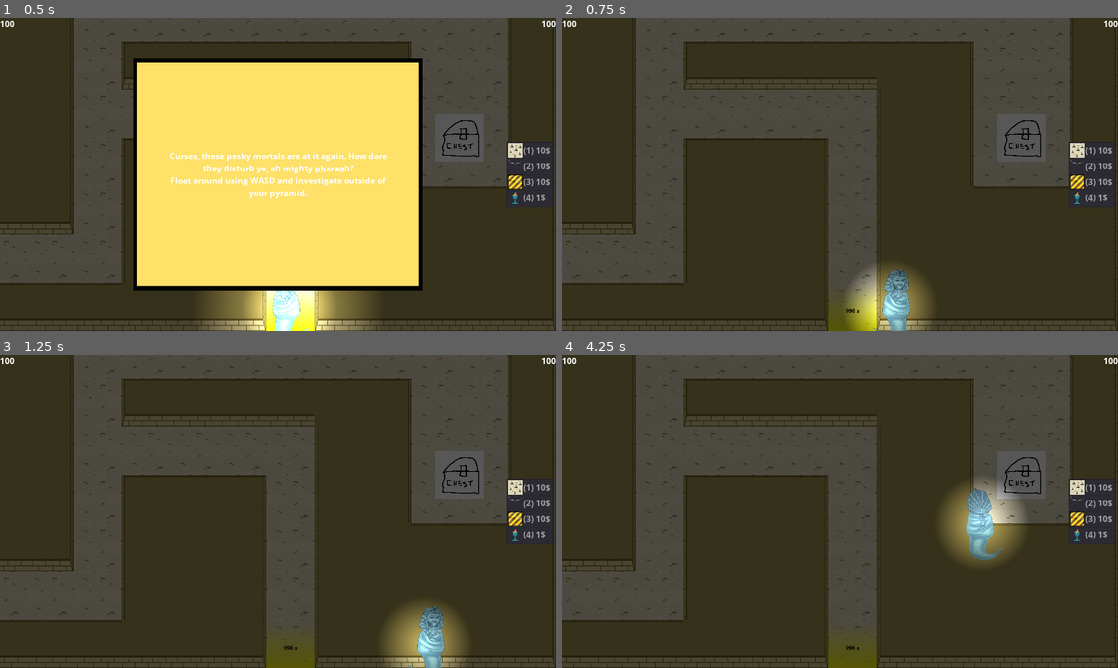
Above: before the commit, frames 1-4 (two rows, left to right).
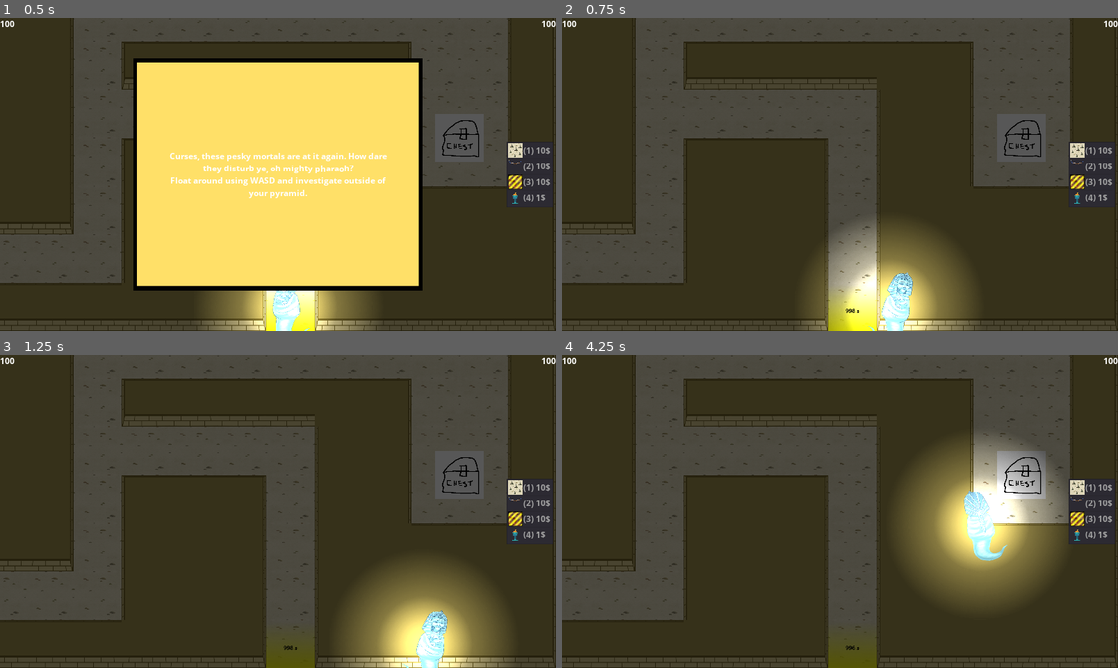
Above: after the commit, the same moments.

Repository: Solid-Squid-Contingent/LD-48
Game: Godot game, scene res://scenes/Game.tscn
Two runs of this game, one before a commit and one after it. Both use one fixed random seed, a clock stepped at 60 frames per second and the inputs below.
Inputs (mouse positions are in pixels of both pictures, inside the frame that each line leads up to):
- Up to frame 1 (0.5 s): no input
- Up to frame 2 (0.75 s): tap Enter at 0.5 s; move the mouse to (962, 158) at 0.52 s; press the mouse at (962, 158) at 0.53 s; hold D (right) from 0.53 s (still down)
- Up to frame 3 (1.25 s): keep holding D (right)
- Up to frame 4 (4.25 s): move the mouse to (728, 527) at 1.27 s; release D (right) at 1.28 s; release the mouse at (728, 527) at 1.28 s; hold S (down) 1.28-2.03 s; right-click (728, 527) at 1.35 s; tap Space at 2 s; move the mouse to (895, 442) at 2.02 s; hold D (right) 2.03-2.78 s; tap 1 at 2.1 s; move the mouse to (812, 574) at 2.77 s; hold W (up) 2.78-3.53 s; tap 9 at 2.85 s; click (812, 574) at 2.92 s; move the mouse to (1006, 558) at 3.52 s; hold A (left) from 3.53 s (still down); tap 0 at 3.6 s

Frame 1 is identical in both runs. In frame 2, 8.1% of the frame differs, in the area x 43-74%, y 65-100%; in frame 3, 8.0%; in frame 4, 12%, in the area x 60-91%, y 26-80%.
Error after the commit: Invalid set index 'visible' (on base: 'null instance') with value of type 'bool'. (res://scripts/Player.gd:157)

Commit message:
improve floating of player

Diff:
--- a/scripts/Player.gd
+++ b/scripts/Player.gd
@@ -28,6 +28,7 @@
 
 var waveScreen
 
+onready var start_time = OS.get_ticks_msec()
 
 const lampScene = preload("res://scenes/Lamp.tscn")
 const pressurePlateScene = preload("res://scenes/PressurePlate.tscn")
@@ -39,7 +40,6 @@
 
 var topLeftMapCorner
 var bottomRightMapCorner
-
 
 func begin():
 	waveScreen = get_tree().get_nodes_in_group('WaveScreen')[0]
@@ -133,8 +133,12 @@
 
 	if velocity.x > 0:
 		$Sprite.region_rect.position.x = 558
+		$Sprite.rotation_degrees = 10
 	elif velocity.x < 0:
 		$Sprite.region_rect.position.x = 0
+		$Sprite.rotation_degrees = - 10
+	elif velocity.x == 0:
+		$Sprite.rotation_degrees = 0
 	if velocity.y > 0:
 		$Sprite.region_rect.position.y = 0
 	elif velocity.y < 0:
@@ -149,8 +153,9 @@
 	var inWallFloor = layout.cellAtPosition((global_position - Vector2.ONE).floor()) == 0
 	var inWallCeil = layout.cellAtPosition((global_position + Vector2.ONE).ceil()) == 0
 	var inWall = inWallFloor or inWallCeil
-	$Light.visible = !inWall
-	$WallLight.visible = inWall
+	floatGhostly()
+	$Sprite/Light.visible = !inWall
+	$Sprite/WallLight.visible = inWall
 
 func _physics_process(_delta):
 	get_input()
@@ -171,6 +176,10 @@
 func getCurrentItem():
 	return currentItem
 
+func floatGhostly():
+	var elapsedTime = OS.get_ticks_msec() - start_time
+	$Sprite.position = Vector2(0,1) * sin(elapsedTime / 1500.0) * 20
+
 
 func _on_SpookTimer_timeout():
 	$Sprite.region_rect.position.x -= 558 * 2
